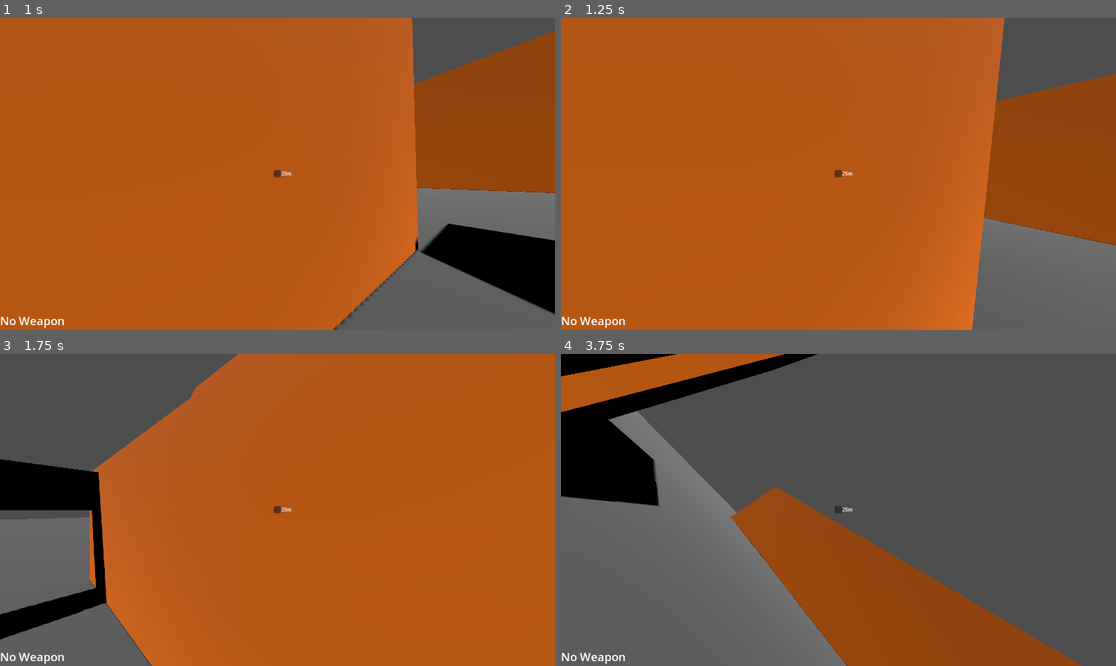
Above: before the commit, frames 1-4 (two rows, left to right).
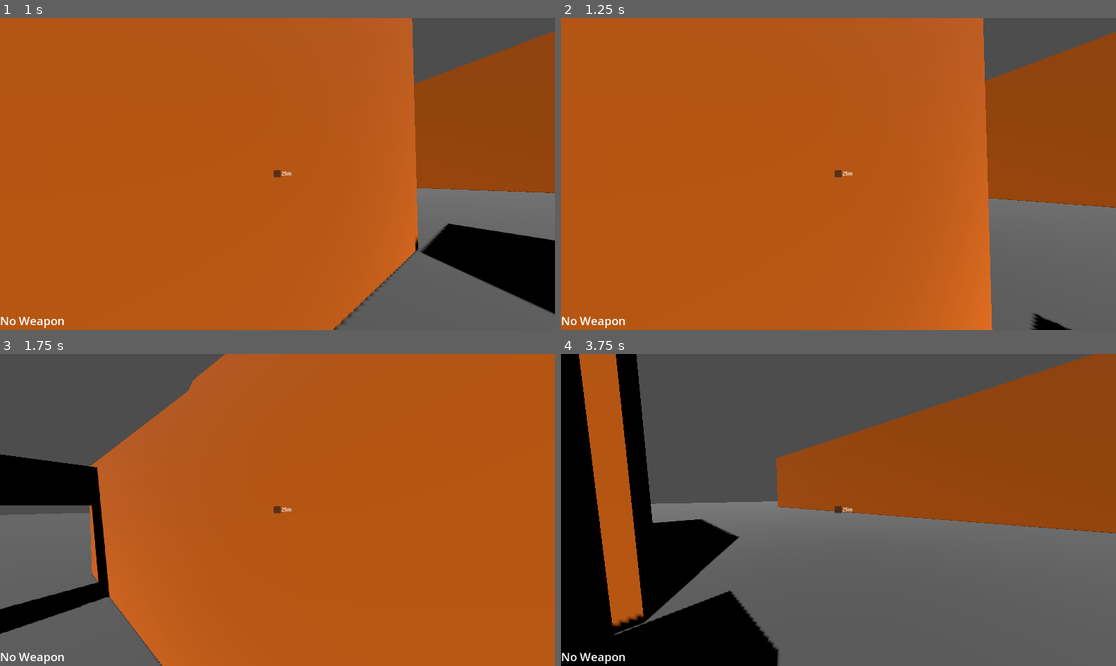
Above: after the commit, the same moments.

Repository: EdmundWohlmuth/Sch-Movement---GODOT
Game: Godot game, scene res://Scenes/Levels/test_level.tscn
Same seed, same stepped clock (60 frames per second), same inputs: the game is played once before the commit and once after it.
Inputs (mouse positions are in pixels of both pictures, inside the frame that each line leads up to):
- Up to frame 1 (1 s): tap Enter (ui_accept) at 0.5 s; move the mouse to (305, 174) at 0.52 s; hold W (move_forward) from 0.53 s (still down); hold Right mouse button (grapple) from 0.53 s (still down); tap Space (jump) at 0.77 s
- Up to frame 2 (1.25 s): keep holding W (move_forward); keep holding Right mouse button (grapple)
- Up to frame 3 (1.75 s): keep holding W (move_forward); move the mouse to (249, 510) at 1.27 s; release Right mouse button (grapple) at 1.28 s; right-click (249, 510) at 1.35 s; tap Space (jump) at 1.52 s
- Up to frame 4 (3.75 s): keep holding W (move_forward); move the mouse to (849, 503) at 2.02 s; hold Right mouse button (grapple) 2.03-2.78 s; tap Ctrl (slide) at 2.1 s; move the mouse to (832, 516) at 2.77 s; tap Shift (sprint) at 2.85 s; tap Space (jump) at 3.02 s; right-click (832, 516) at 3.05 s; move the mouse to (877, 513) at 3.52 s; hold Right mouse button (grapple) from 3.53 s (still down)

Frame 1 is identical in both runs. In frame 2, 6.5% of the frame differs, in the area x 74-100%, y 0-100%; in frame 3, 2.8%; in frame 4, 66%, in the area x 0-100%, y 0-100%.

Commit message:
Sticking to walls

Diff:
--- a/Scenes/Enemies/enemy.tscn
+++ b/Scenes/Enemies/enemy.tscn
@@ -7,9 +7,10 @@
 
 [sub_resource type="CapsuleMesh" id="CapsuleMesh_613su"]
 
-[node name="EnemyBody" type="CharacterBody3D"]
+[node name="EnemyBody" type="CharacterBody3D" node_paths=PackedStringArray("weapon_manager")]
 collision_layer = 2
 script = ExtResource("1_613su")
+weapon_manager = NodePath("WeaponManager")
 
 [node name="CollisionShape3D" type="CollisionShape3D" parent="."]
 shape = SubResource("CapsuleShape3D_3pdns")
@@ -17,4 +18,5 @@
 [node name="MeshInstance3D" type="MeshInstance3D" parent="."]
 mesh = SubResource("CapsuleMesh_613su")
 
-[node name="WeaponManager" parent="." instance=ExtResource("2_jcvw6")]
+[node name="WeaponManager" parent="." node_paths=PackedStringArray("controller") instance=ExtResource("2_jcvw6")]
+controller = NodePath("..")
--- a/Scripts/Enemies/enemy_behavior.gd
+++ b/Scripts/Enemies/enemy_behavior.gd
@@ -2,6 +2,8 @@
 
 const SPEED = 5.0
 const JUMP_VELOCITY = 4.5
+
+@export var weapon_manager:weapon_node
 
 func _ready() -> void:
   pass
--- a/Scripts/PlayerChar/player_char.gd
+++ b/Scripts/PlayerChar/player_char.gd
@@ -134,12 +134,12 @@
     is_on_wall = true
     wall_normal = wallrun_shape_cast.get_collision_normal(0)
     ground_deccel = 0
-    wallrun_juice()
+    #wallrun_juice()
   elif !wallrun_shape_cast.is_colliding() && is_on_wall:
     is_on_wall = false
     wall_normal = Vector3.ZERO
     ground_deccel = norm_deccel
-    wallrun_juice()
+    #wallrun_juice()
 
 # Gets the desired speed of the character
 func get_movement_speed() -> float:
@@ -240,10 +240,10 @@
   grapple_cooldown_timer.start(grapple_cooldown_time)
 
 func weapon_steal():
-  if grapple_cast.get_collider().weapon_node == null: return
-  #var weapon_node:weapon_manager = grapple_cast.get_collider().weapon_node
-
-  #if weapon_node: print(weapon_node.current_weapon)
+  var cast_target = grapple_cast.get_collider()
+
+  print(str(cast_target))
+
 
 func wallrun_juice():
   if is_on_wall: camera.rotation += Vector3((wallrun_tilt_angle * -wall_normal.x), 0, (wallrun_tilt_angle * -wall_normal.z))
